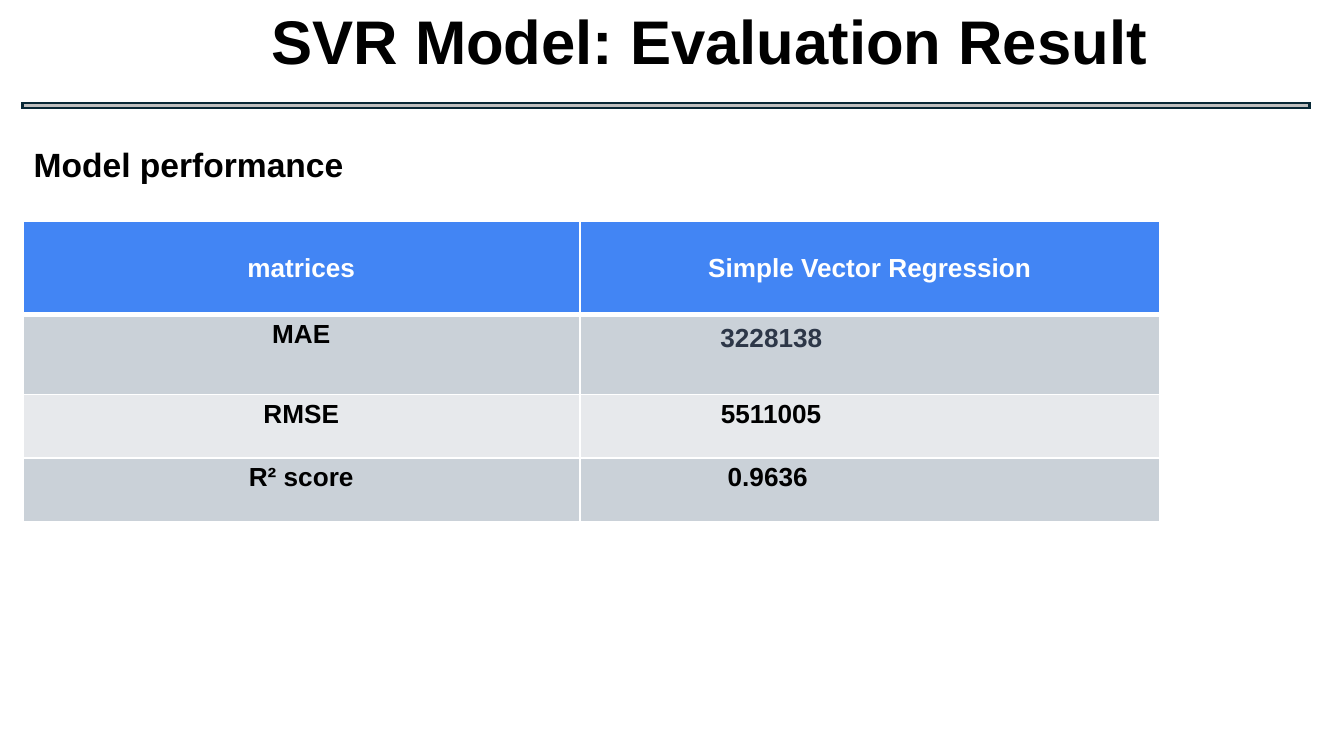
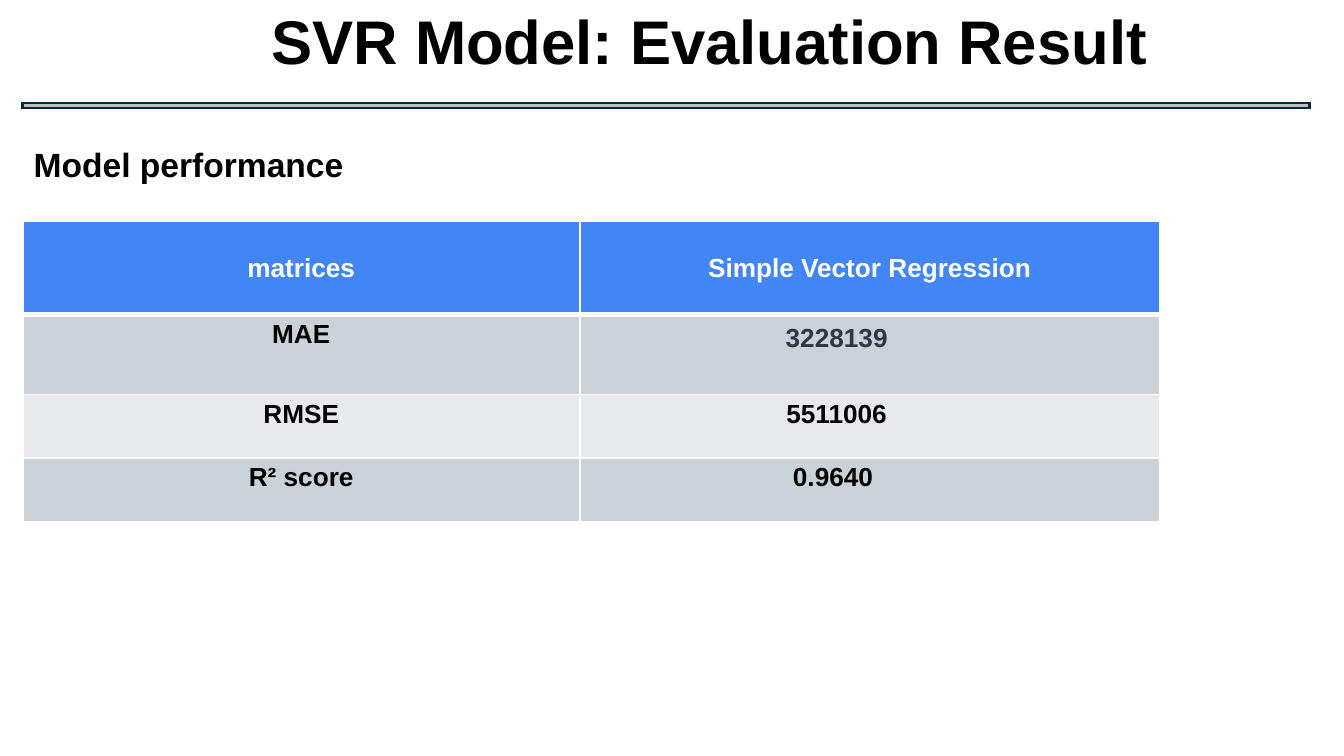
Before and after one commit to Goutam363/painting-cost-prediction, a slide deck: slide 17 of ML_Project_9_Group_3_Presentation.pptx. Drawn at 1344x756 pixels with LibreOffice and Linux fonts; fonts in the diff are those of the drawing. Boxes give left, top, right and bottom in pixels: in the first picture for what was removed or moved away, otherwise in the second. Text is boxed around its words. In the diff, an @@ line names an element or a change of style, - is before the commit and + after.

```diff
--- a/ML_Project_9_Group_3_Presentation.pptx
+++ b/ML_Project_9_Group_3_Presentation.pptx
@@ table at <box>23,222,1160,663</box> @@
-row 2, column 2: 3228138
+row 2, column 2: 3228139
-row 3, column 2: 5511005
+row 3, column 2: 5511006
-row 4, column 2: 0.9636
+row 4, column 2: 0.9640
```
Also in this commit, not shown: 3 other slides changed.
